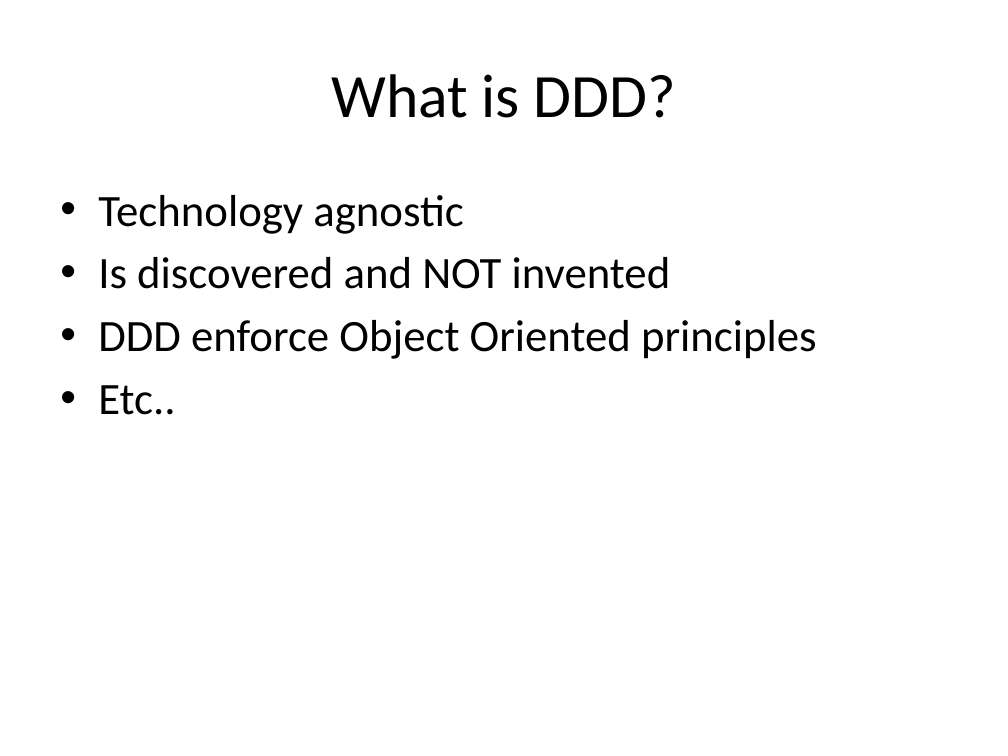
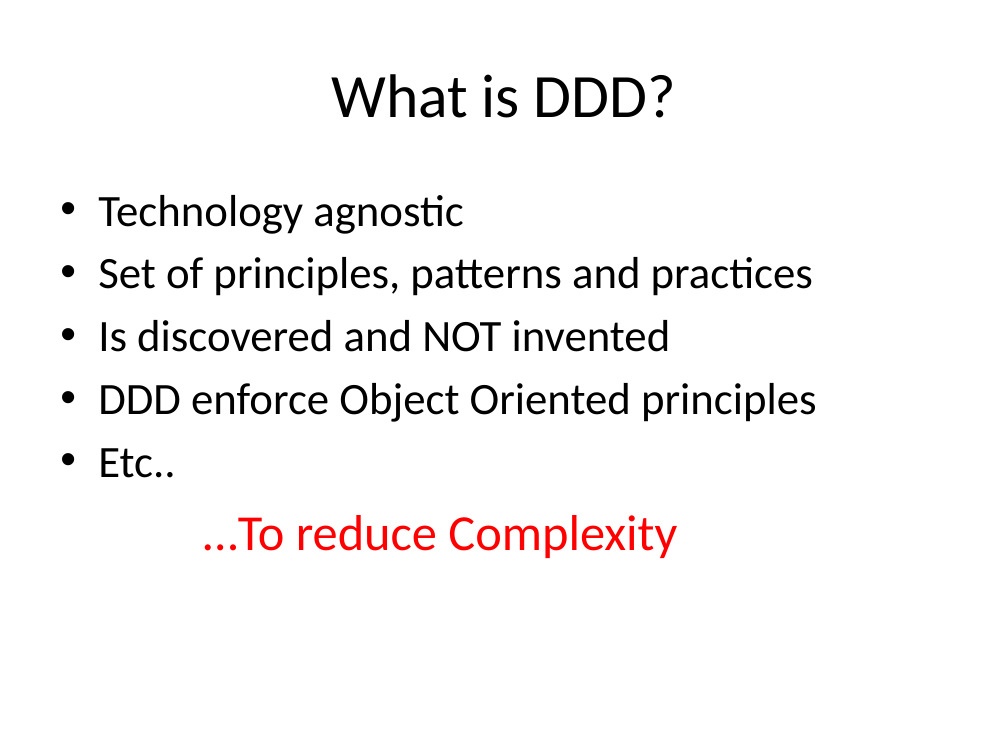
Before and after one commit to arturtv/dddpresentation, a slide deck: slide 13 of Domain-DrivenDesign.A.Trosin.pptx. Drawn at 1008x756 pixels with LibreOffice and Linux fonts; fonts in the diff are those of the drawing. Boxes give left, top, right and bottom in pixels: in the first picture for what was removed or moved away, otherwise in the second. Text is boxed around its words. In the diff, an @@ line names an element or a change of style, - is before the commit and + after.

```diff
--- a/Domain-DrivenDesign.A.Trosin.pptx
+++ b/Domain-DrivenDesign.A.Trosin.pptx
@@ text at (98, 257, 813, 296): paragraph added @@
+• Set of principles, patterns and practices
@@ text added at (203, 515, 677, 558), 36 pt, text #FF0000 @@
+…To reduce Complexity
```
